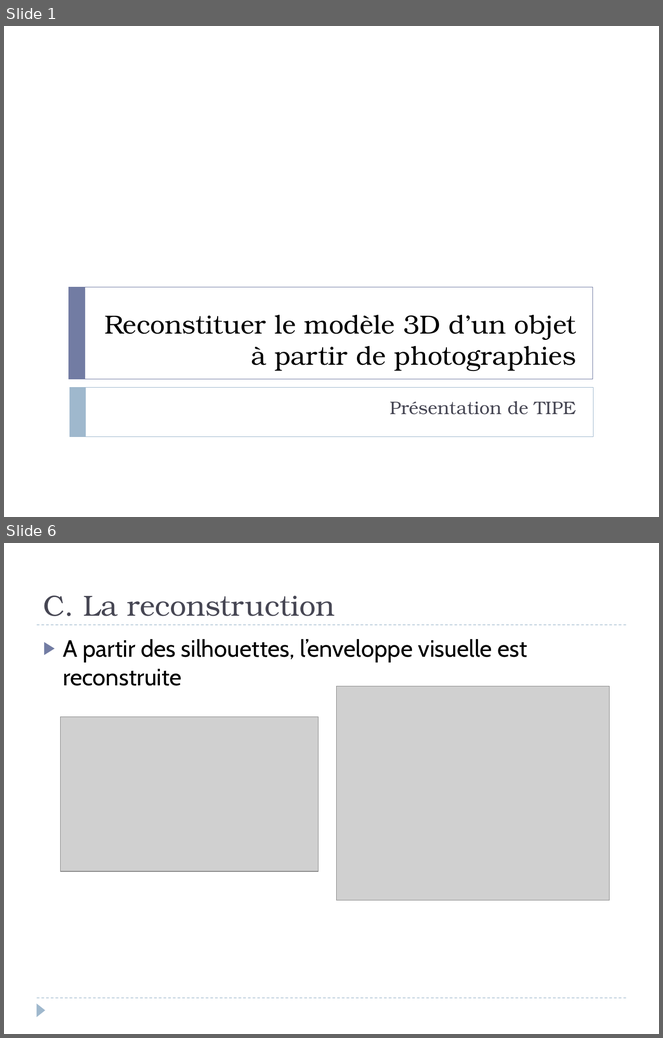
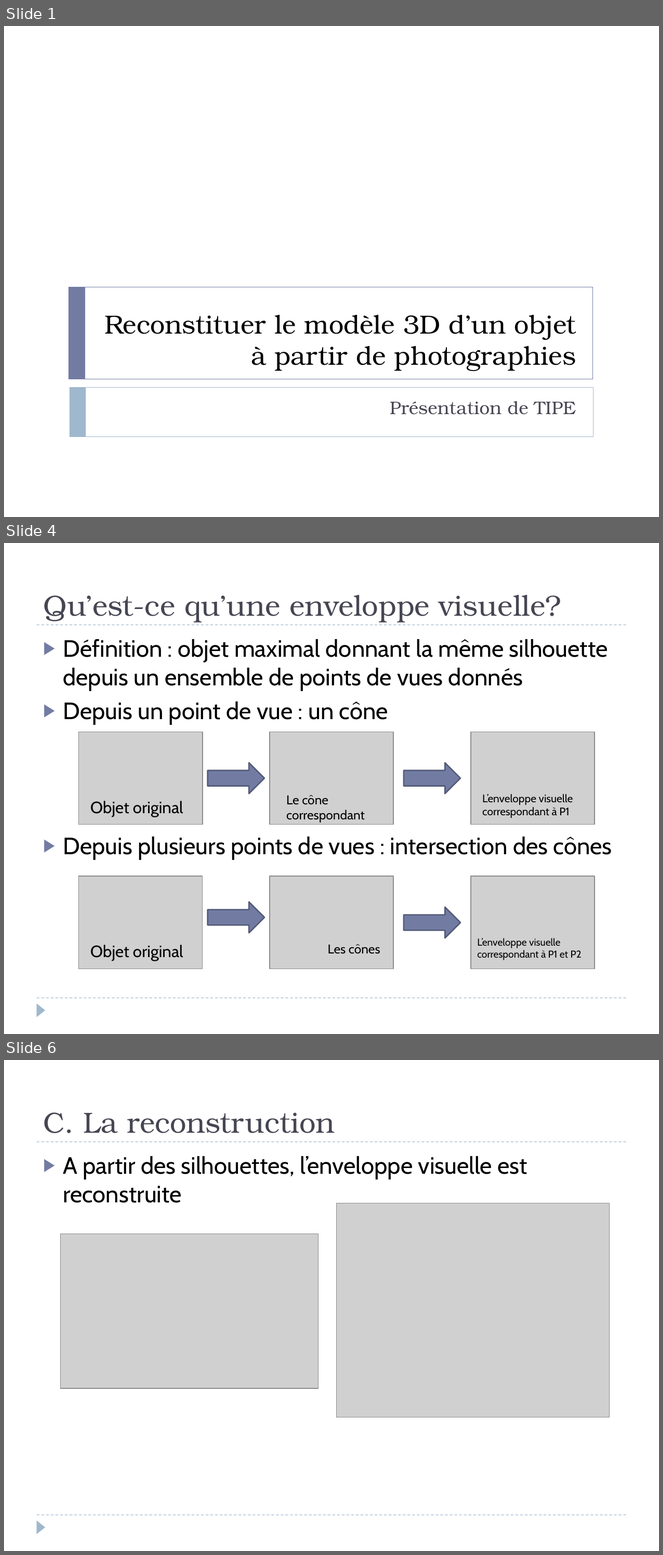
Before and after one commit to Involture/fuuusion, a slide deck: livrables/Oral/Presentation_Tim.pptx. Shown one above the other, each under a label of ours: slides 1 and 6 before the commit, slides 1, 4 and 6 after it; the slides between them are not shown. The pictures are 663x1038 and 663x1555 pixels, drawn with LibreOffice and Linux fonts; fonts in the diff are those of the drawing; grey boxes stand for pictures. Boxes give left, top, right and bottom in pixels: in the first picture for what was removed or moved away, otherwise in the second. Text is boxed around its words. In the diff, an @@ line names an element or a change of style, - is before the commit and + after.

```diff
--- a/livrables/Oral/Presentation_Tim.pptx
+++ b/livrables/Oral/Presentation_Tim.pptx
@@ slide 4 added at (4,543,659,1034), background #FFFFFF; not listed: 3 template elements that a slide beside it also shows @@
@@ title added at (43,595,561,623), 32 pt, text #464653 @@
+Qu’est-ce qu’une enveloppe visuelle?
@@ text added at (63,639,612,860), 26 pt, text #000000 @@
+▶ Définition : objet maximal donnant la même silhouette depuis un ensemble de points de vues donnés
+▶ Depuis un point de vue : un cône
+▶ Depuis plusieurs points de vues : intersection des cônes
@@ picture added at (79,732,203,825) @@
@@ picture added at (270,732,394,825) @@
@@ picture added at (471,732,595,825) @@
@@ right arrow added at (208,763,265,794), fill #727CA3, outline #545C79 1.5 pt @@
@@ right arrow added at (404,763,461,794), fill #727CA3, outline #545C79 1.5 pt @@
@@ text added at (90,801,183,817), 18 pt, text #000000 @@
+Objet original
@@ text added at (286,795,365,823), 14 pt, text #000000 @@
+Le cône correspondant
@@ text added at (482,794,573,818), 12 pt, text #000000 @@
+L’enveloppe visuelle correspondant à P1
@@ picture added at (79,876,203,969) @@
@@ picture added at (270,876,394,969) @@
@@ picture added at (471,876,595,969) @@
@@ right arrow added at (208,902,265,933), fill #727CA3, outline #545C79 1.5 pt @@
@@ right arrow added at (404,908,461,938), fill #727CA3, outline #545C79 1.5 pt @@
@@ text added at (90,945,183,962), 18 pt, text #000000 @@
+Objet original
@@ text added at (328,944,380,954), 14 pt, text #000000 @@
+Les cônes
@@ text added at (477,938,582,961), 11 pt, text #000000 @@
+L’enveloppe visuelle correspondant à P1 et P2
```
Also in this commit, not shown: 3 slides changed, 1 slide removed, 33 other files.
